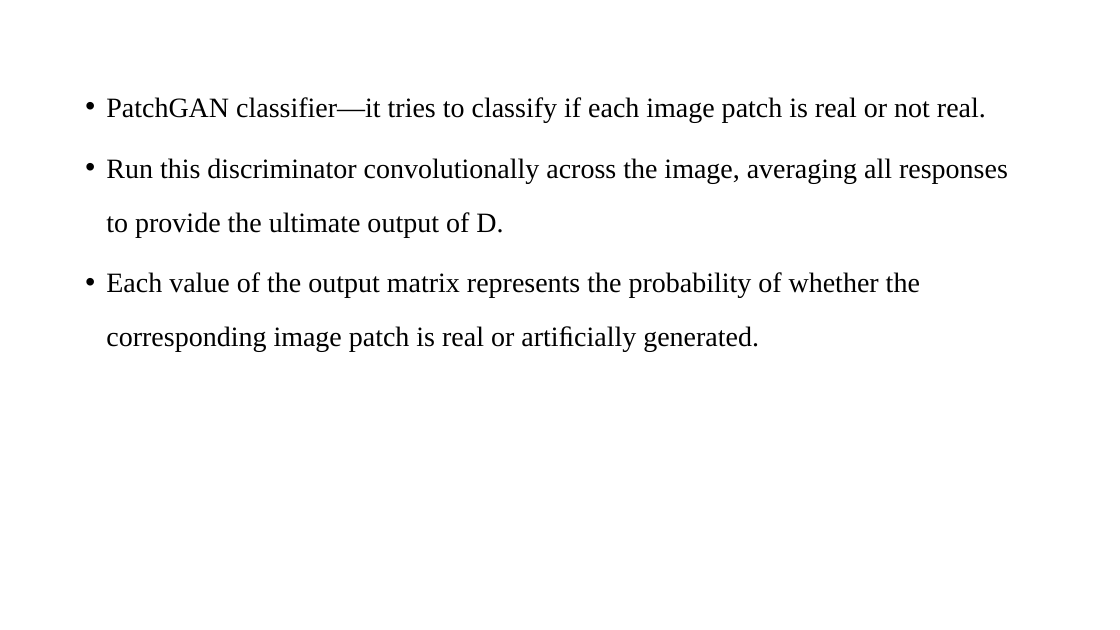
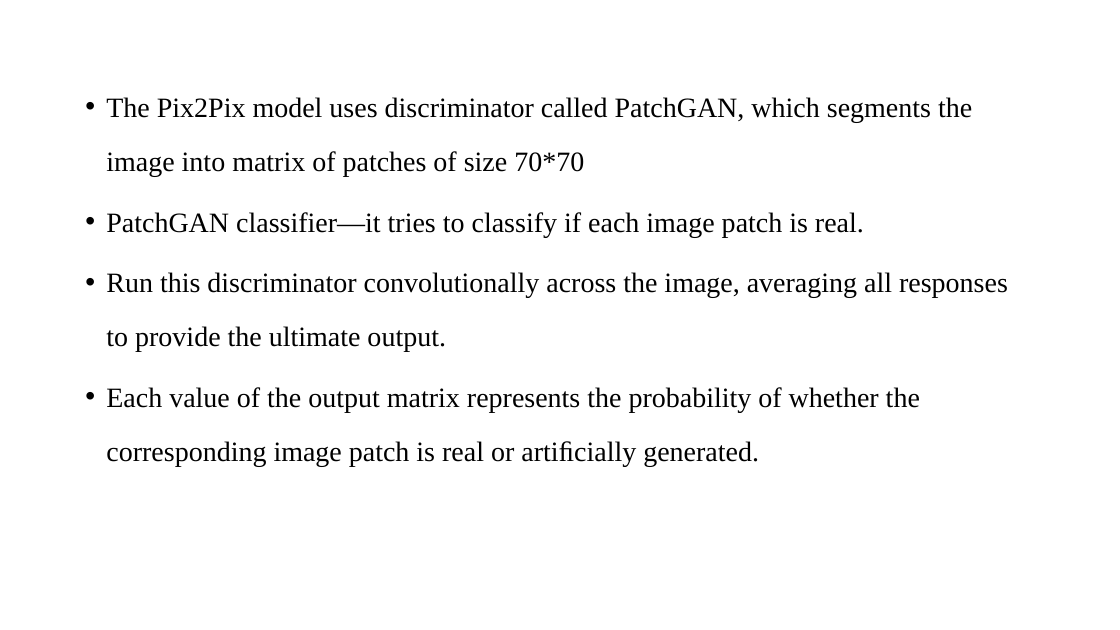
Before and after one commit to sujanW0W/MajorProject, a slide deck: slide 25 of Image Inpainting/Image inpainting.pptx (slide 19 before the commit). Drawn at 1120x630 pixels with LibreOffice and Linux fonts; fonts in the diff are those of the drawing. Boxes give left, top, right and bottom in pixels: in the first picture for what was removed or moved away, otherwise in the second. Text is boxed around its words. In the diff, an @@ line names an element or a change of style, - is before the commit and + after.

```diff
--- a/Image Inpainting/Image inpainting.pptx
+++ b/Image Inpainting/Image inpainting.pptx
@@ text at (106,97,1008,352): text changed @@
-• PatchGAN classifier—it tries to classify if each image patch is real or not real.
-• Run this discriminator convolutionally across the image, averaging all responses to provide the ultimate output of D.
+• The Pix2Pix model uses discriminator called PatchGAN, which segments the image into matrix of patches of size 70*70
+• PatchGAN classifier—it tries to classify if each image patch is real.
+• Run this discriminator convolutionally across the image, averaging all responses to provide the ultimate output.
```
Also in this commit, not shown: 10 other slides changed, 8 slides added, 1 slide removed, 16 other files.
